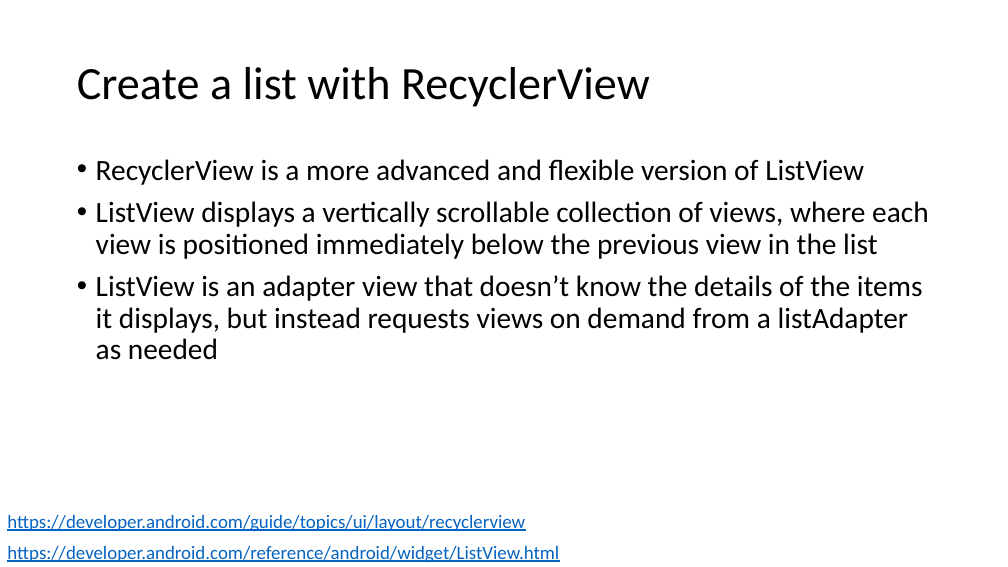
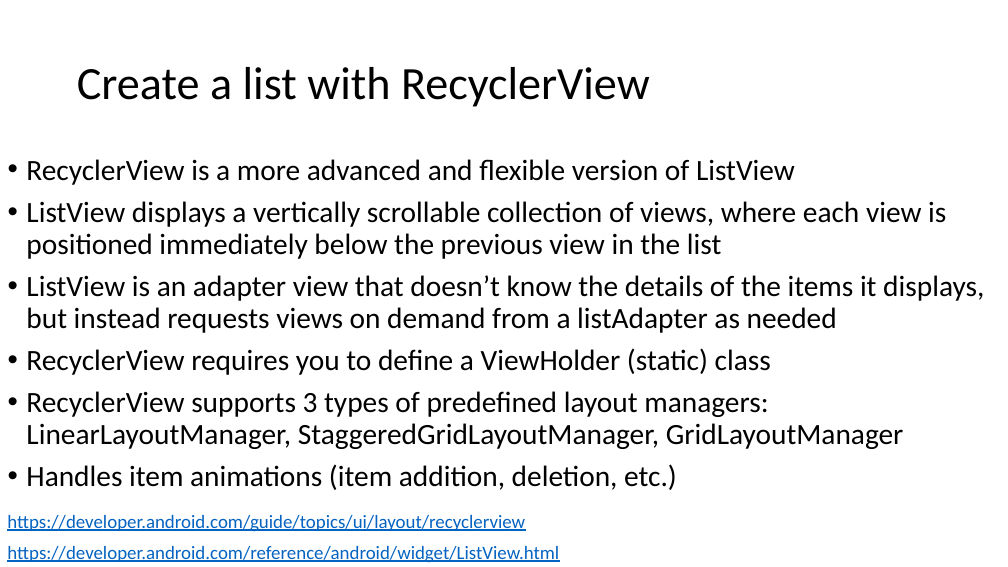
Before and after one commit to russellu/cs230, a slide deck: slide 3 of Lecture_05.pptx. Drawn at 1008x567 pixels with LibreOffice and Linux fonts; fonts in the diff are those of the drawing. Boxes give left, top, right and bottom in pixels: in the first picture for what was removed or moved away, otherwise in the second. Text is boxed around its words. In the diff, an @@ line names an element or a change of style, - is before the commit and + after.

Commit message:
Add all

```diff
--- a/Lecture_05.pptx
+++ b/Lecture_05.pptx
@@ text "RecyclerView is a more advanced ...": place and size @@
-text "RecyclerView is a more advanced ..." at <box>96,159,929,360</box>
+text "RecyclerView is a more advanced ..." at <box>26,159,984,490</box>
@@ text at <box>26,348,904,490</box>: paragraphs added @@
+• RecyclerView requires you to define a ViewHolder (static) class
+• RecyclerView supports 3 types of predefined layout managers: LinearLayoutManager, StaggeredGridLayoutManager, GridLayoutManager
+• Handles item animations (item addition, deletion, etc.)
```
Also in this commit, not shown: 4 slides added.
